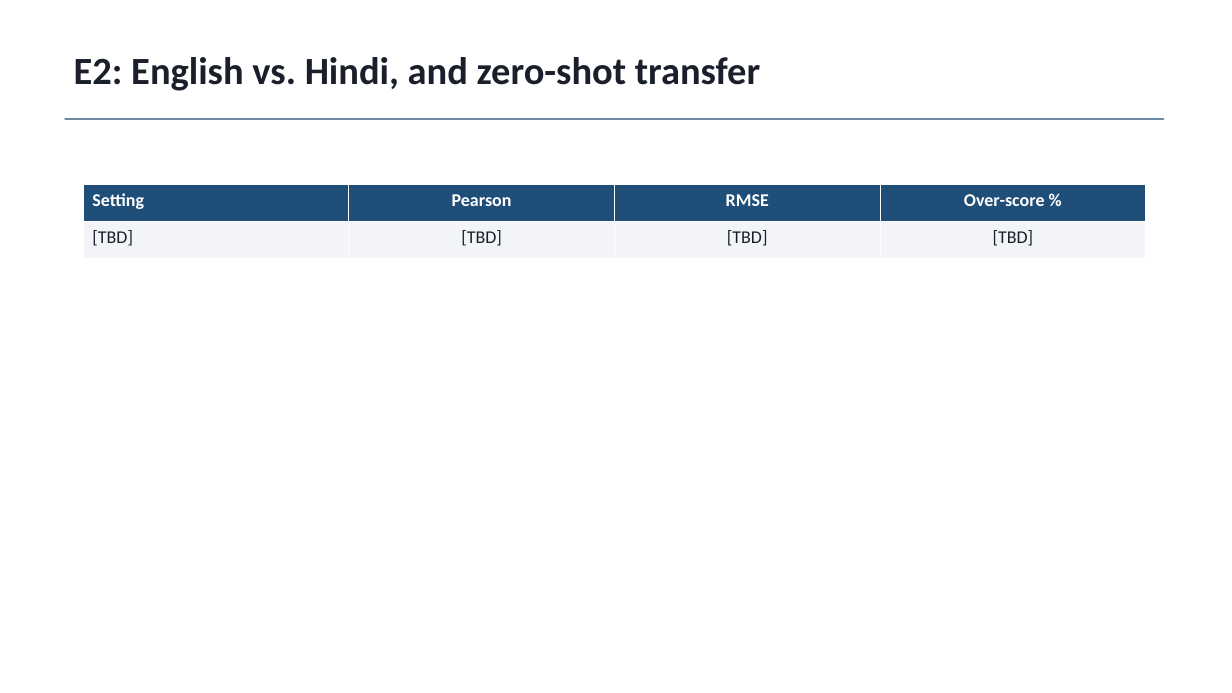
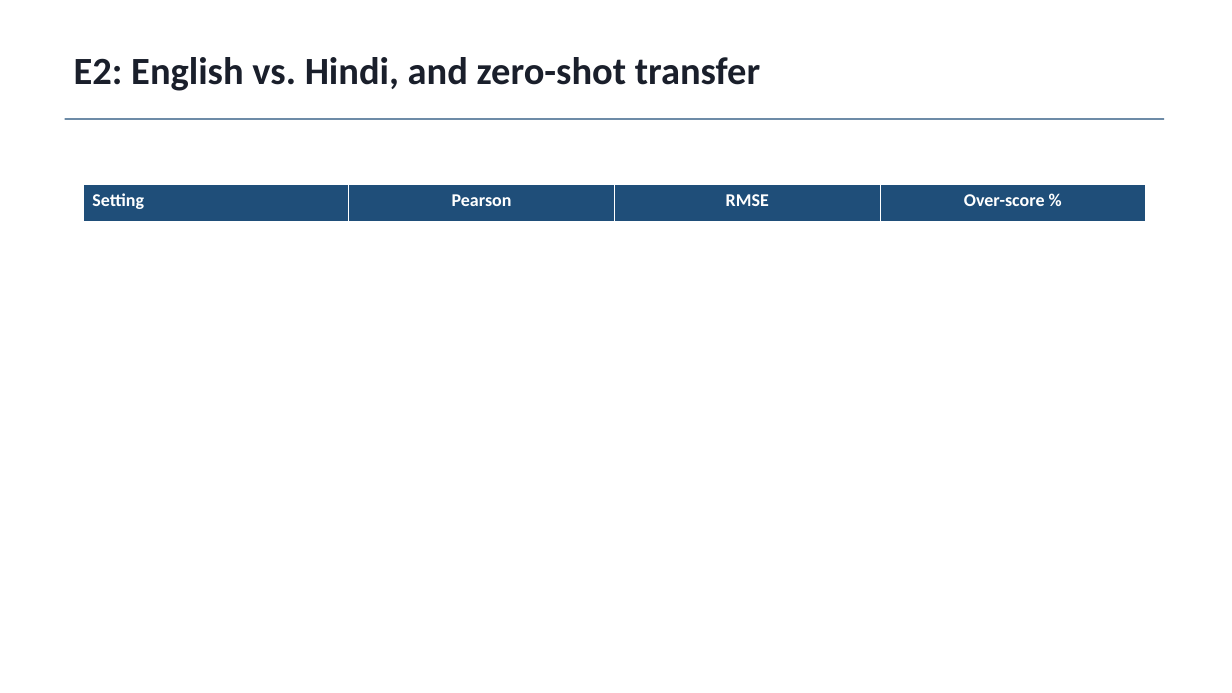
Before and after one commit to atharv-0509/legal-meaning-preservation-hi-en, a slide deck: slide 12 of paper/out/LMP_slides.pptx. Drawn at 1232x693 pixels with LibreOffice and Linux fonts; fonts in the diff are those of the drawing. Boxes give left, top, right and bottom in pixels: in the first picture for what was removed or moved away, otherwise in the second. Text is boxed around its words. In the diff, an @@ line names an element or a change of style, - is before the commit and + after.

```diff
--- a/paper/out/LMP_slides.pptx
+++ b/paper/out/LMP_slides.pptx
@@ table at bbox=[83, 185, 1148, 222] @@
-row 2: [TBD] | [TBD] | [TBD] | [TBD]
```
Also in this commit, not shown: 2 other slides changed, 4 other files.
